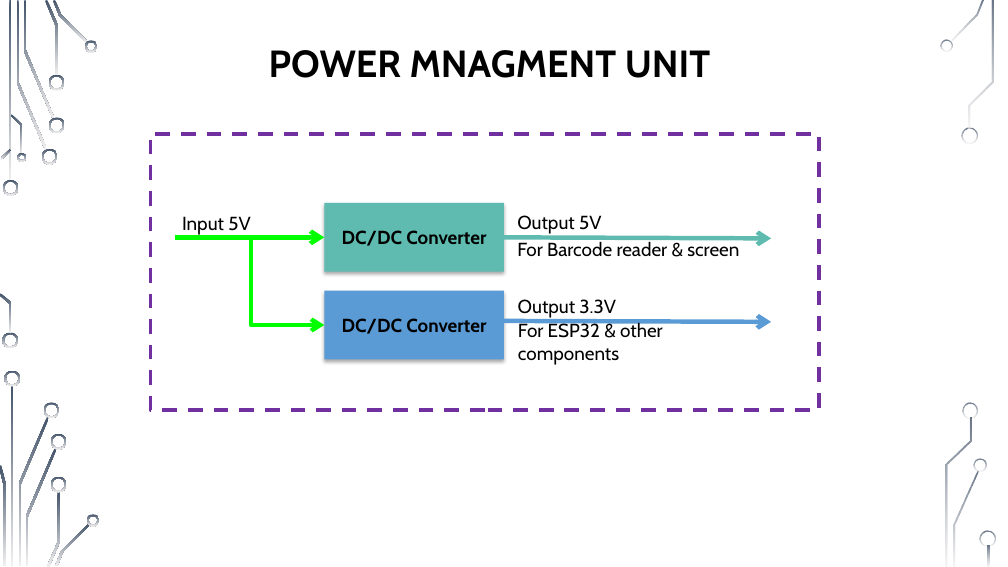
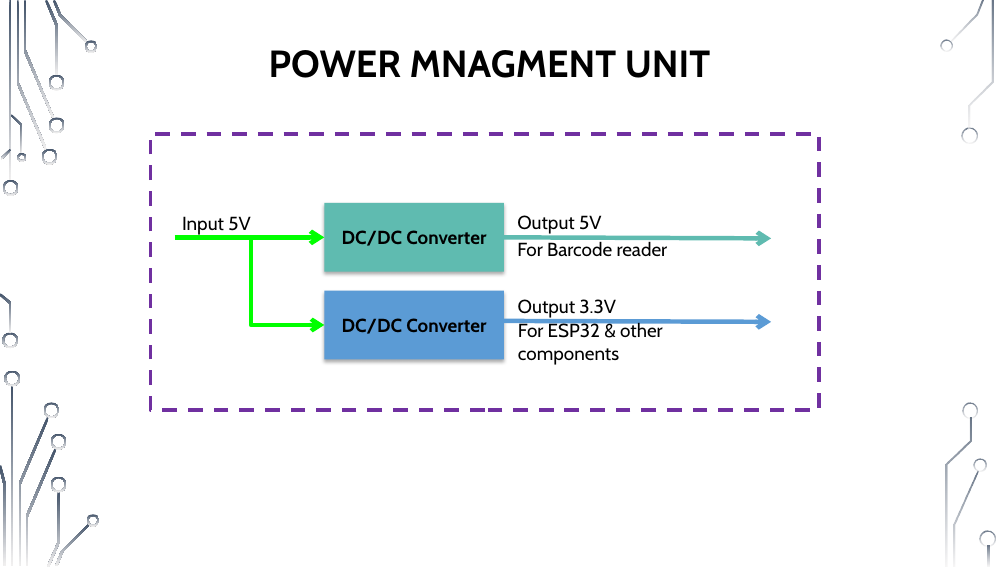
Before and after one commit to muhammad0bi/Technion_044167_E.E._project_A_IOT-Barcode_cheker, a slide deck: slide 8 of Presntations/Midterm presentation IOT Barcode checker 7681.pptx. Drawn at 1008x567 pixels with LibreOffice and Linux fonts; fonts in the diff are those of the drawing; background and template pictures are left out. Boxes give left, top, right and bottom in pixels: in the first picture for what was removed or moved away, otherwise in the second. Text is boxed around its words. In the diff, an @@ line names an element or a change of style, - is before the commit and + after.

```diff
--- a/Presntations/Midterm presentation IOT Barcode checker 7681.pptx
+++ b/Presntations/Midterm presentation IOT Barcode checker 7681.pptx
@@ text at bbox=[517, 241, 668, 256]: text changed @@
-For Barcode reader & screen
+For Barcode reader
```
Also in this commit, not shown: 2 other slides changed, 1 slide added, 2 other files.
